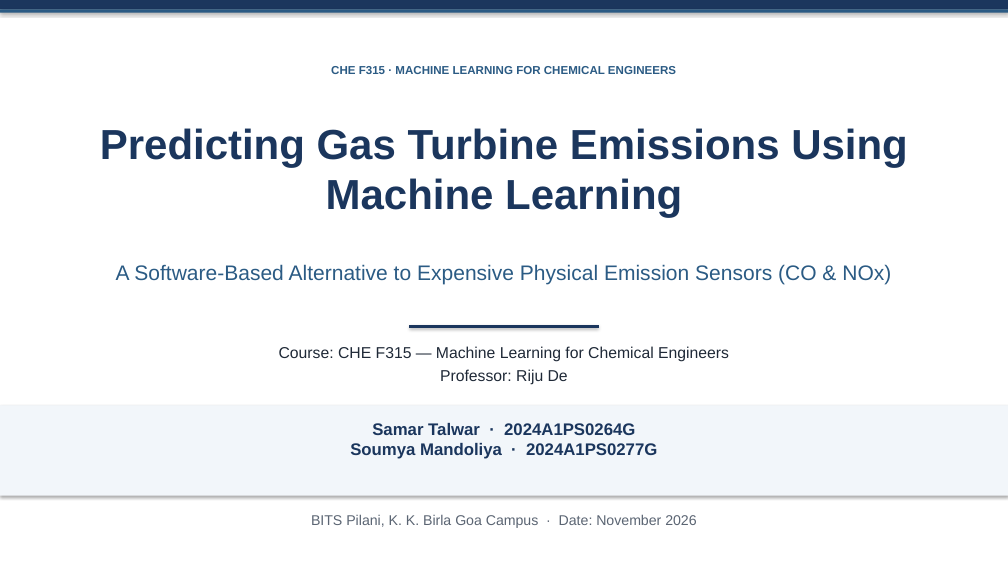
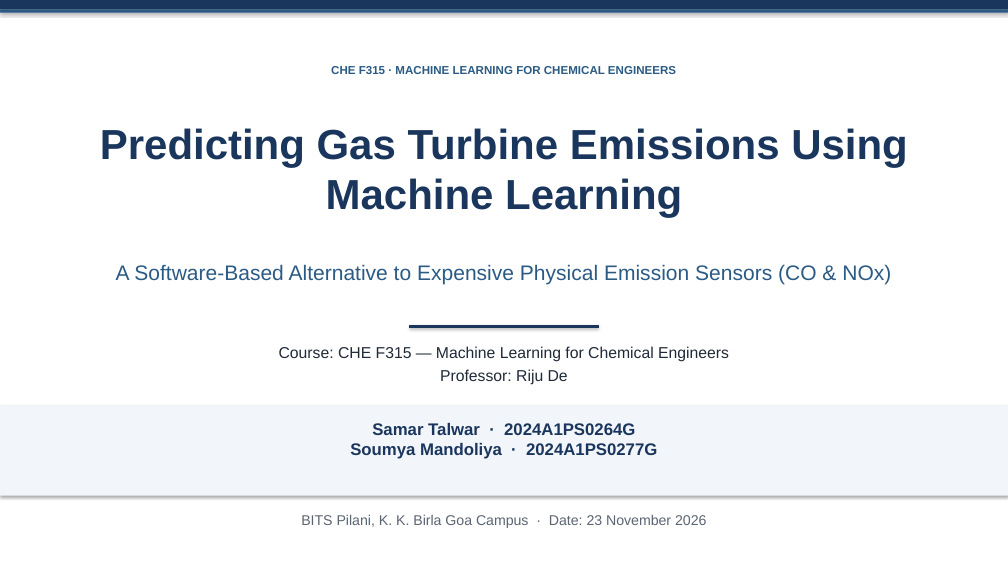
Before and after one commit to Samar-Talwar/CHE-F315-gas-turbine-pems, a slide deck: slide 1 of presentation/CHE_F315_Gas_Turbine_PEMS.pptx. Drawn at 1008x567 pixels with LibreOffice and Linux fonts; fonts in the diff are those of the drawing. Boxes give left, top, right and bottom in pixels: in the first picture for what was removed or moved away, otherwise in the second. Text is boxed around its words. In the diff, an @@ line names an element or a change of style, - is before the commit and + after.

Commit message:
docs: update presentation date to 23 November 2026

```diff
--- a/presentation/CHE_F315_Gas_Turbine_PEMS.pptx
+++ b/presentation/CHE_F315_Gas_Turbine_PEMS.pptx
@@ text at (x1=301, y1=514, x2=706, y2=528): text changed @@
-BITS Pilani, K. K. Birla Goa Campus · Date: November 2026
+BITS Pilani, K. K. Birla Goa Campus · Date: 23 November 2026
```
Also in this commit, not shown: 1 other slide changed, 3 other files.
